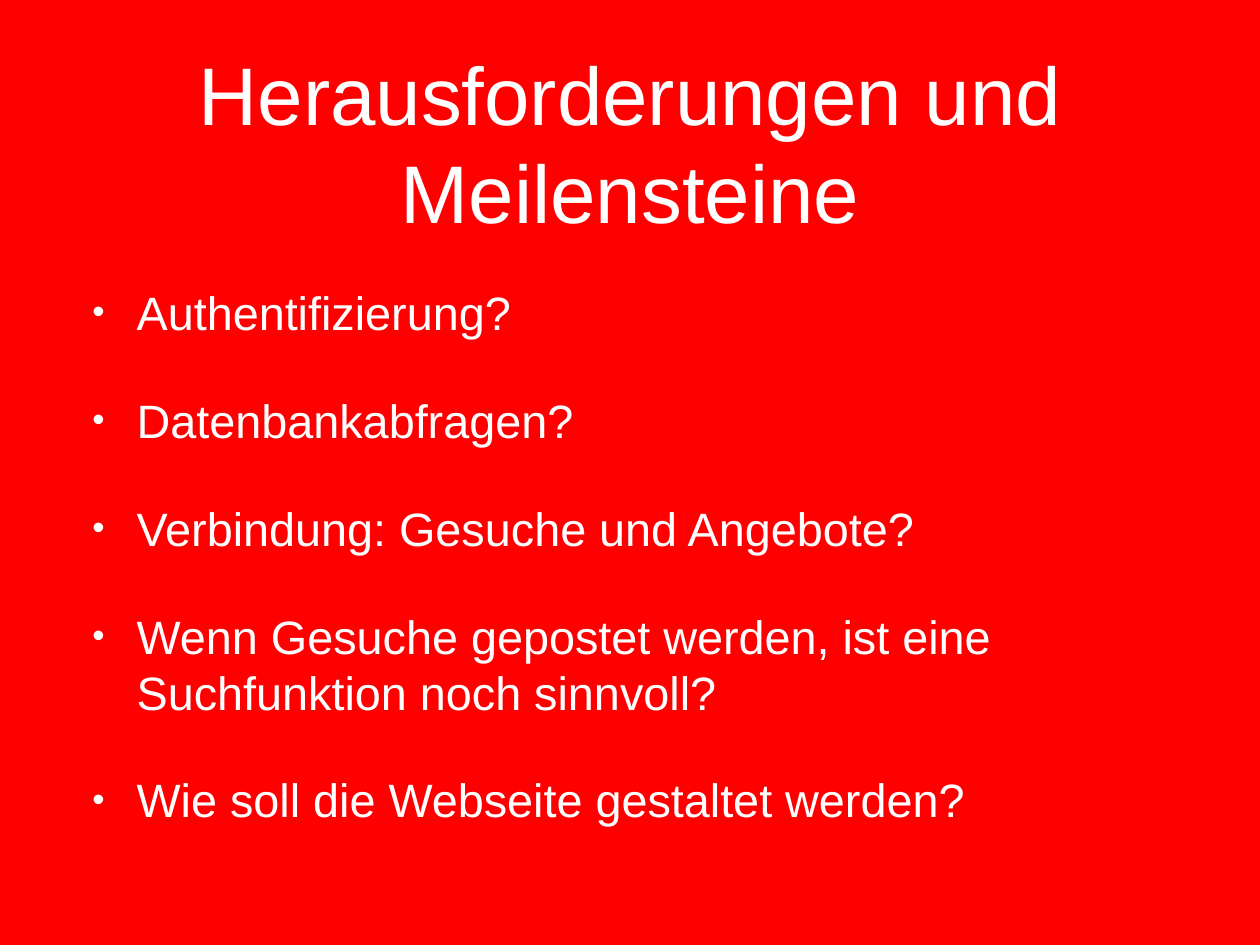
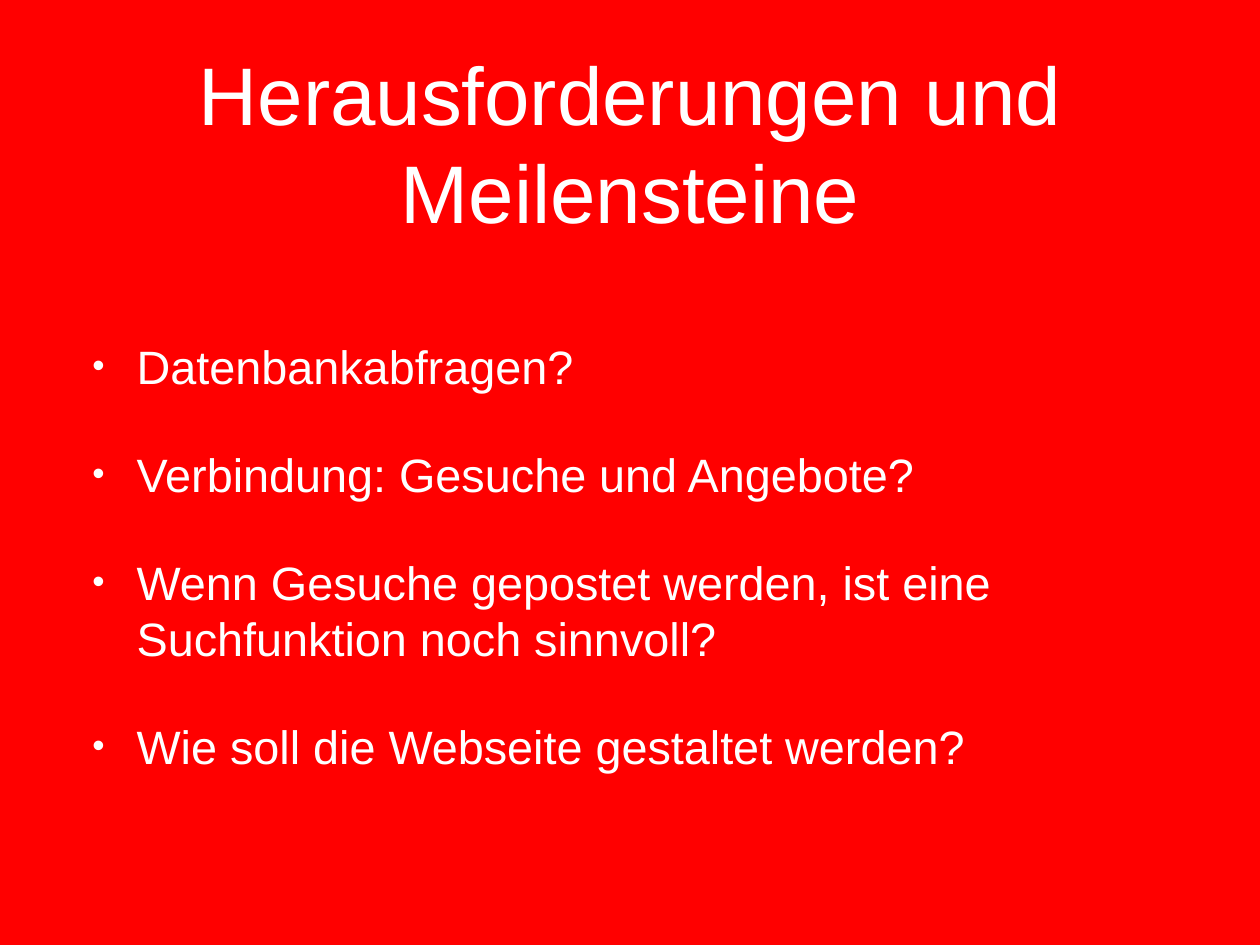
Before and after one commit to kanonenfutter/wba2_team32, a slide deck: slide 5 of Grobkonzept_ppfolien.pptx. Drawn at 1260x945 pixels with LibreOffice and Linux fonts; fonts in the diff are those of the drawing; background and template pictures are left out. Boxes give left, top, right and bottom in pixels: in the first picture for what was removed or moved away, otherwise in the second. Text is boxed around its words. In the diff, an @@ line names an element or a change of style, - is before the commit and + after.

```diff
--- a/Grobkonzept_ppfolien.pptx
+++ b/Grobkonzept_ppfolien.pptx
@@ text at (137,296,511,339): paragraph removed @@
-• Authentifizierung?
```
Also in this commit, not shown: 3 other slides changed, 1 other file.
